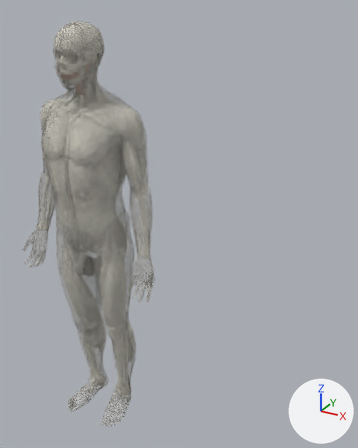
Before and after pictures for a commit that changed the glTF model public/models/digestive-system.glb.
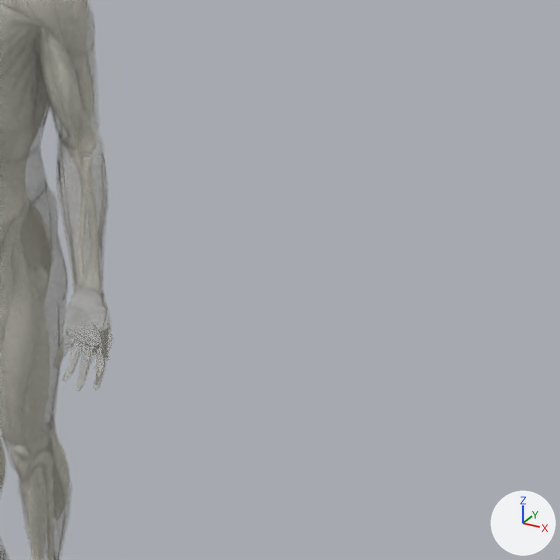
Each version appears first whole from a 50 mm camera at (1.216, -1.351, 0.738) aimed at (0.378, 0.174, -0.024), and next in a close-up on the part from 29% to 100% of the width and 28% to 85% of the height. Arrows for +X, +Y and +Z are at lower right; the lights stay in place. The older version's two pictures come first. Where no turn or scale is listed for an object, it has been applied to the vertices.

Before the edit, the objects in view are built like this:
```python
me_skin_outline = bpy.data.meshes.new('skin-outline')
me_skin_outline.from_pydata(...)  # 8514 vertices, 17837 faces; spans x -0.34..0.34, y -0.15..0.15, z -0.86..0.86
me_skin_outline.materials.append(mat_anatomy_skin_outline)  # light grey #d1cdc4
me_skin_wire_001 = bpy.data.meshes.new('skin-wire.001')
me_skin_wire_001.from_pydata(...)  # 1234 vertices, 3310 faces; spans x -0.34..0.34, y -0.15..0.15, z -0.85..0.85
me_skin_wire_001.materials.append(mat_anatomy_skin_wire)  # light grey #d1cdc4
ob_skin_outline = bpy.data.objects.new('skin-outline', me_skin_outline)
ob_skin_outline.location = (0.0, 0.116, -0.163)
ob_skin_wire = bpy.data.objects.new('skin-wire', me_skin_wire_001)
ob_skin_wire.location = (0.0, 0.116, -0.163)
```
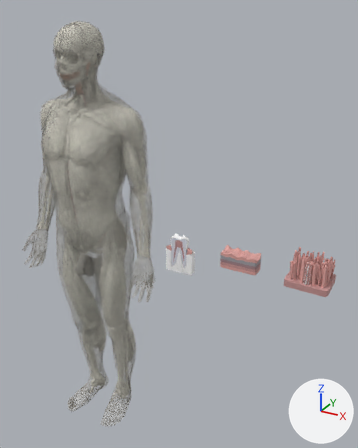
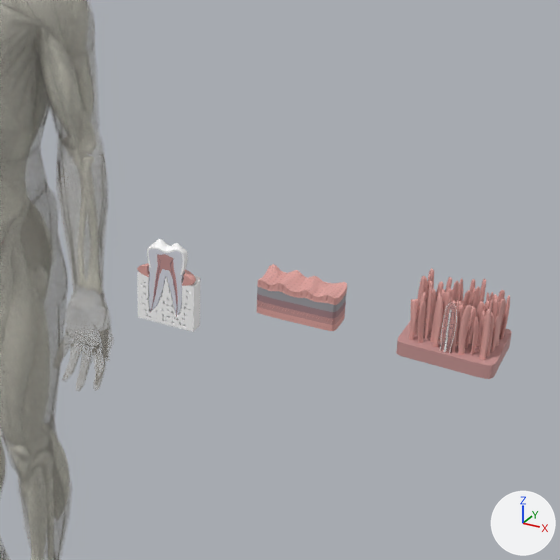
Pixel boxes [x1, y1, x2, y2] of what changed, in the close-ups (560 x 560 px):
'villi-field', added (brown)
    after: [409, 268, 510, 360]
'tooth-section', added
    after: [137, 239, 200, 332]
'stomach-wall', added (pink)
    after: [257, 264, 347, 331]
'villi-block', added (brown)
    after: [396, 303, 512, 379]

Edits to the bpy script that builds the scene:
```text
Add mat_villi_block:
    mat_villi_block = bpy.data.materials.new('villi-block')
    mat_villi_block.use_nodes = True; mat_villi_block.node_tree.nodes.clear()
    _N = mat_villi_block.node_tree.nodes; _L = mat_villi_block.node_tree.links
    n0 = _N.new('ShaderNodeBsdfPrincipled'); n0.name = 'Principled BSDF'
    n0.inputs[2].default_value = 0.64  # 'Roughness'
    n1 = _N.new('ShaderNodeOutputMaterial'); n1.name = 'Material Output'
    n2 = _N.new('ShaderNodeVertexColor'); n2.name = 'Color Attribute'
    _L.new(n0.outputs[0], n1.inputs[0])  # 'BSDF' to 'Surface'
    _L.new(n2.outputs[0], n0.inputs[0])  # 'Color' to 'Base Color'
Add mat_stomach_wall:
    mat_stomach_wall = bpy.data.materials.new('stomach-wall')
    mat_stomach_wall.use_nodes = True; mat_stomach_wall.node_tree.nodes.clear()
    _N = mat_stomach_wall.node_tree.nodes; _L = mat_stomach_wall.node_tree.links
    n0 = _N.new('ShaderNodeBsdfPrincipled'); n0.name = 'Principled BSDF'
    n0.inputs[2].default_value = 0.68  # 'Roughness'
    n1 = _N.new('ShaderNodeOutputMaterial'); n1.name = 'Material Output'
    n2 = _N.new('ShaderNodeVertexColor'); n2.name = 'Color Attribute'
    _L.new(n0.outputs[0], n1.inputs[0])  # 'BSDF' to 'Surface'
    _L.new(n2.outputs[0], n0.inputs[0])  # 'Color' to 'Base Color'
Add mat_tooth_section:
    mat_tooth_section = bpy.data.materials.new('tooth-section')
    mat_tooth_section.use_nodes = True; mat_tooth_section.node_tree.nodes.clear()
    _N = mat_tooth_section.node_tree.nodes; _L = mat_tooth_section.node_tree.links
    n0 = _N.new('ShaderNodeBsdfPrincipled'); n0.name = 'Principled BSDF'
    n1 = _N.new('ShaderNodeOutputMaterial'); n1.name = 'Material Output'
    n2 = _N.new('ShaderNodeVertexColor'); n2.name = 'Color Attribute'
    _L.new(n0.outputs[0], n1.inputs[0])  # 'BSDF' to 'Surface'
    _L.new(n2.outputs[0], n0.inputs[0])  # 'Color' to 'Base Color'
Add me_villi_field:
    me_villi_field.from_pydata(...)  # 11704 vertices, 22400 faces; spans x -0.0602..0.0602, y -0.0481..0.0481, z -0.038..0.038
    me_villi_field.materials.append(mat_villi_block)
Add me_villi_block:
    me_villi_block.from_pydata(...)  # 7324 vertices, 14499 faces; spans x -0.065..0.065, y -0.055..0.055, z -0.0473..0.0473
    me_villi_block.materials.append(mat_villi_block)
Add me_stomach_wall:
    me_stomach_wall.from_pydata(...)  # 10595 vertices, 21272 faces; spans x -0.06..0.06, y -0.0254..0.0254, z -0.031..0.031
    me_stomach_wall.materials.append(mat_stomach_wall)
Add me_tooth_section:
    me_tooth_section.from_pydata(...)  # 24648 vertices, 48965 faces; spans x -0.049..0.049, y -0.0162..0.0162, z -0.0685..0.0685
    me_tooth_section.materials.append(mat_tooth_section)
Add ob_villi_field:
    ob_villi_field = bpy.data.objects.new('villi-field', me_villi_field)
    ob_villi_field.location = (0.94, -0.051, 0.047)
Add ob_villi_block:
    ob_villi_block = bpy.data.objects.new('villi-block', me_villi_block)
    ob_villi_block.location = (0.94, -0.05, 0.035)
Add ob_stomach_wall:
    ob_stomach_wall = bpy.data.objects.new('stomach-wall', me_stomach_wall)
    ob_stomach_wall.location = (0.72, -0.05, 0.01)
Add ob_tooth_section:
    ob_tooth_section = bpy.data.objects.new('tooth-section', me_tooth_section)
    ob_tooth_section.location = (0.5, -0.035, -0.024)
```
